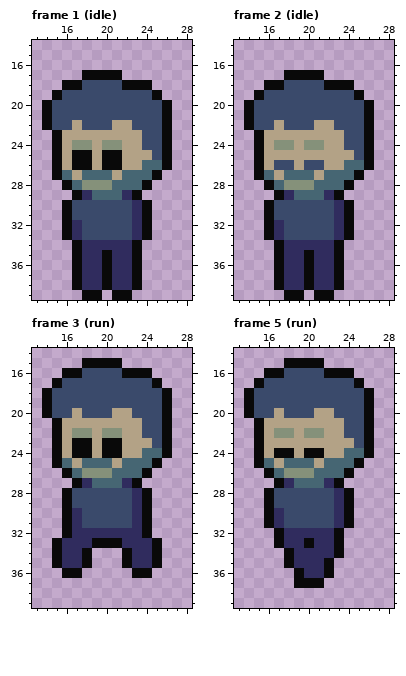
A pixel-art file gets an edit: assets/sprites/player/soldier/soldier.aseprite. The picture above is the old version.
40x40 pixels, 6 frames. Shown: frame 1 (idle): x 13..28, y 14..39; frame 2 (idle): x 13..28, y 14..39; frame 3 (run): x 13..28, y 14..39; frame 5 (run): x 13..28, y 14..39. The commit also changed other frames, which this record leaves out.
Once edited:
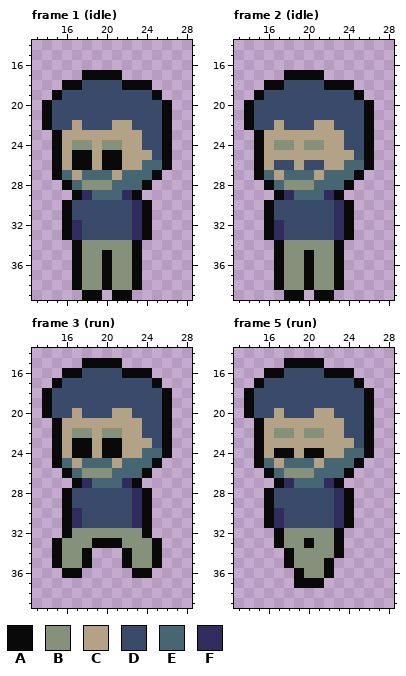
Palette (. is transparent): A #090909  B #85917a  C #b3a286  D #3a4a6b  E #466673  F #302c5e
The exact change:
--- frame 1 (idle), layer "Layer 3"
@@ x 16..24 @@
 33 AFDDDDDFA
-34 .AFFFFFA.
-35 .AFFAFFA.
-36 .AFFAFFA.
-37 .AFFAFFA.
-38 .AFFAFFA.
+34 .ABBBBBA.
+35 .ABBABBA.
+36 .ABBABBA.
+37 .ABBABBA.
+38 .ABBABBA.
 39 ..AA.AA..
--- frame 2 (idle), layer "Layer 3": the same change as frame 1 (idle)
--- frame 3 (run), layer "Layer 3"
@@ x 13..28 @@
 31 ...AFDDDDDFA....
-32 ...AFFFFFFFA....
-33 ..AFFFAAAFFFA...
-34 ..AFFA...AFFA...
-35 ..AFFA...AFFA...
+32 ...ABBBBBBBA....
+33 ..ABBBAAABBBA...
+34 ..ABBA...ABBA...
+35 ..ABBA...ABBA...
 36 ...AA.....AA....
--- frame 5 (run), layer "Layer 3"
@@ x 16..24 @@
 31 AFDDDDDFA
-32 .AFFFFFA.
-33 .AFFAFFA.
-34 ..AFFFFA.
-35 ..AFFFA..
-36 ...AFFA..
+32 .ABBBBBA.
+33 .ABBABBA.
+34 ..ABBBBA.
+35 ..ABBBA..
+36 ...ABBA..
 37 ...AAA...
